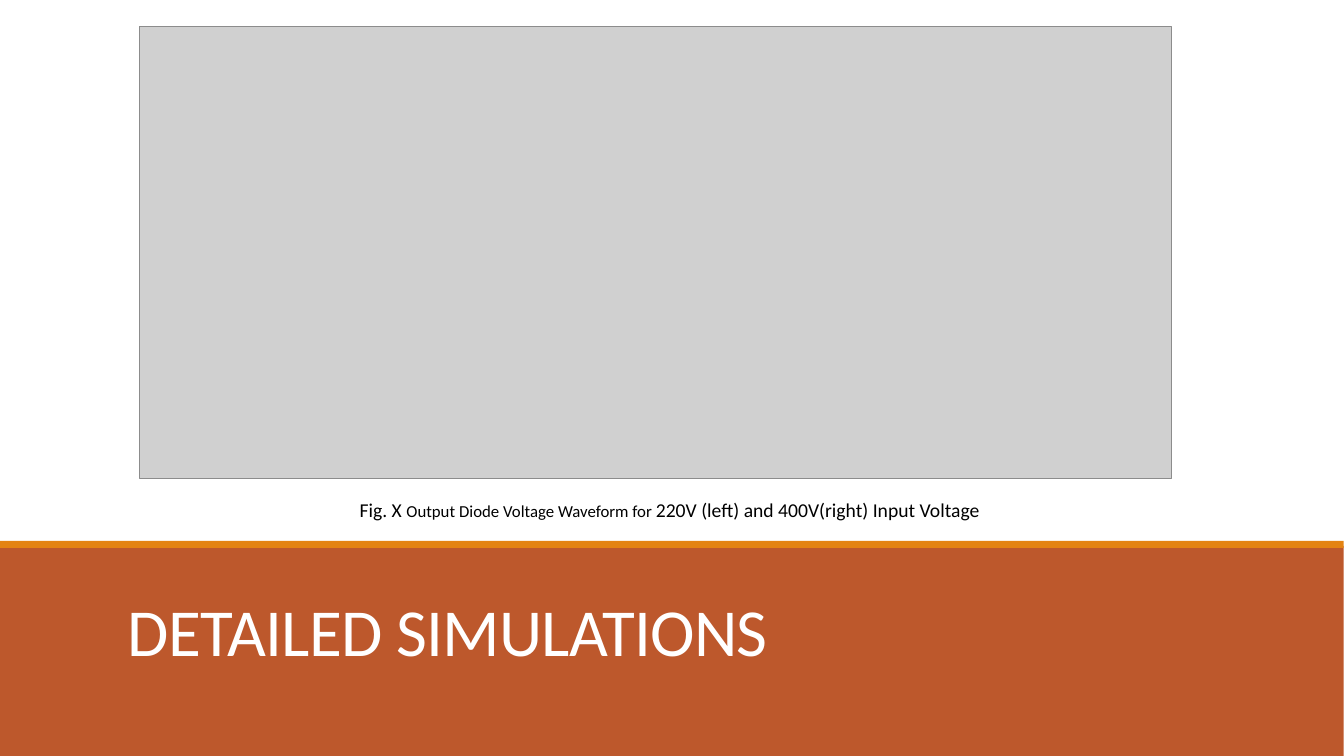
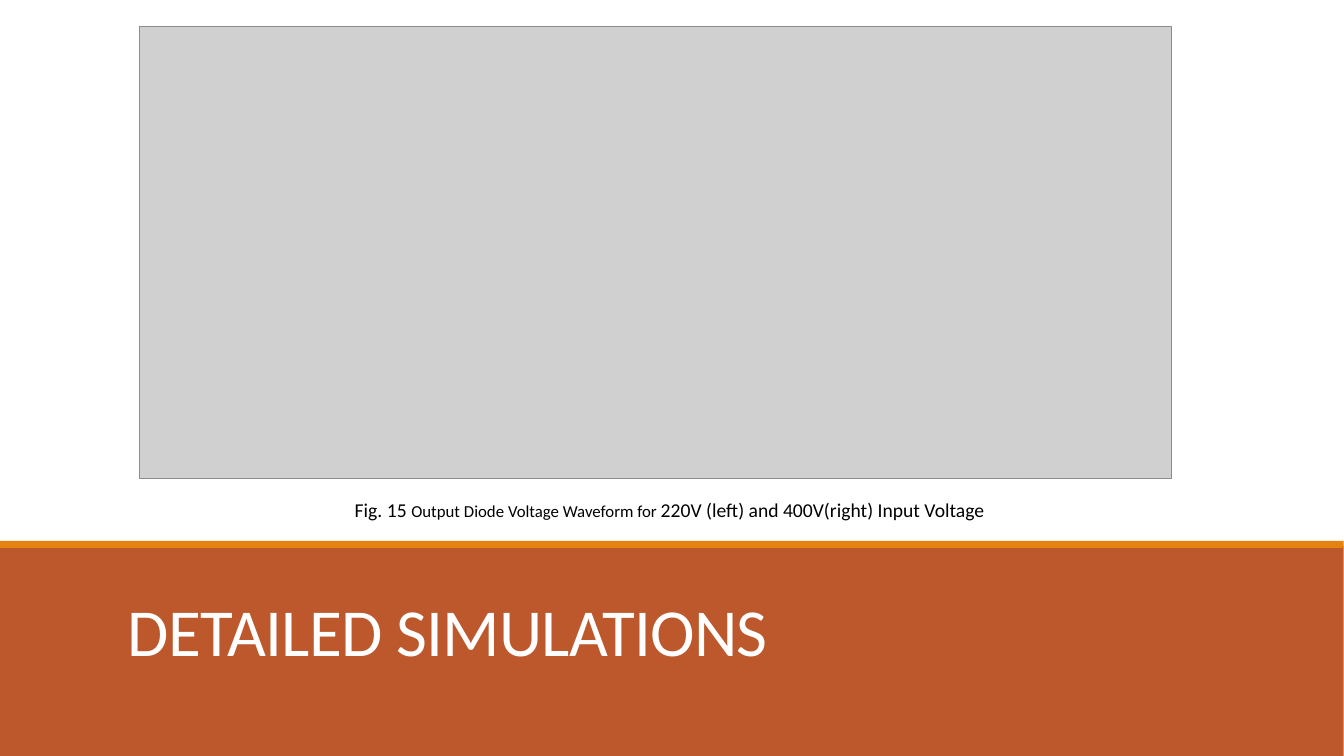
Before and after one commit to EnesCanbolat/EE464_Project, a slide deck: slide 39 of Presentations/464_FB_vs3.pptx. Drawn at 1344x756 pixels with LibreOffice and Linux fonts; fonts in the diff are those of the drawing; grey boxes stand for pictures. Boxes give left, top, right and bottom in pixels: in the first picture for what was removed or moved away, otherwise in the second. Text is boxed around its words. In the diff, an @@ line names an element or a change of style, - is before the commit and + after.

```diff
--- a/Presentations/464_FB_vs3.pptx
+++ b/Presentations/464_FB_vs3.pptx
@@ text at box(355, 503, 984, 521): text changed @@
-Fig. X Output Diode Voltage Waveform for 220V (left) and 400V(right) Input Voltage
+Fig. 15 Output Diode Voltage Waveform for 220V (left) and 400V(right) Input Voltage
```
Also in this commit, not shown: 23 other slides changed.
